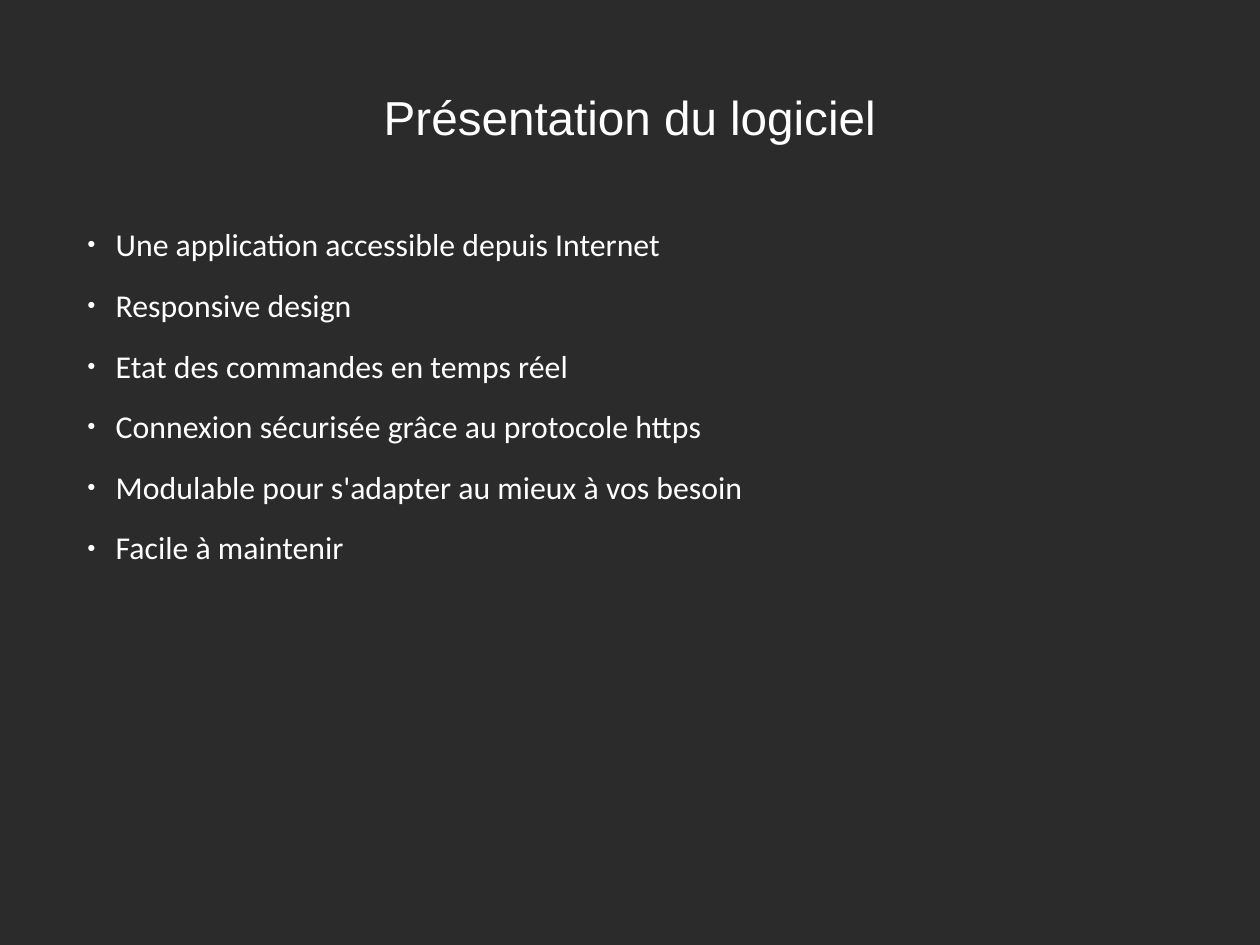
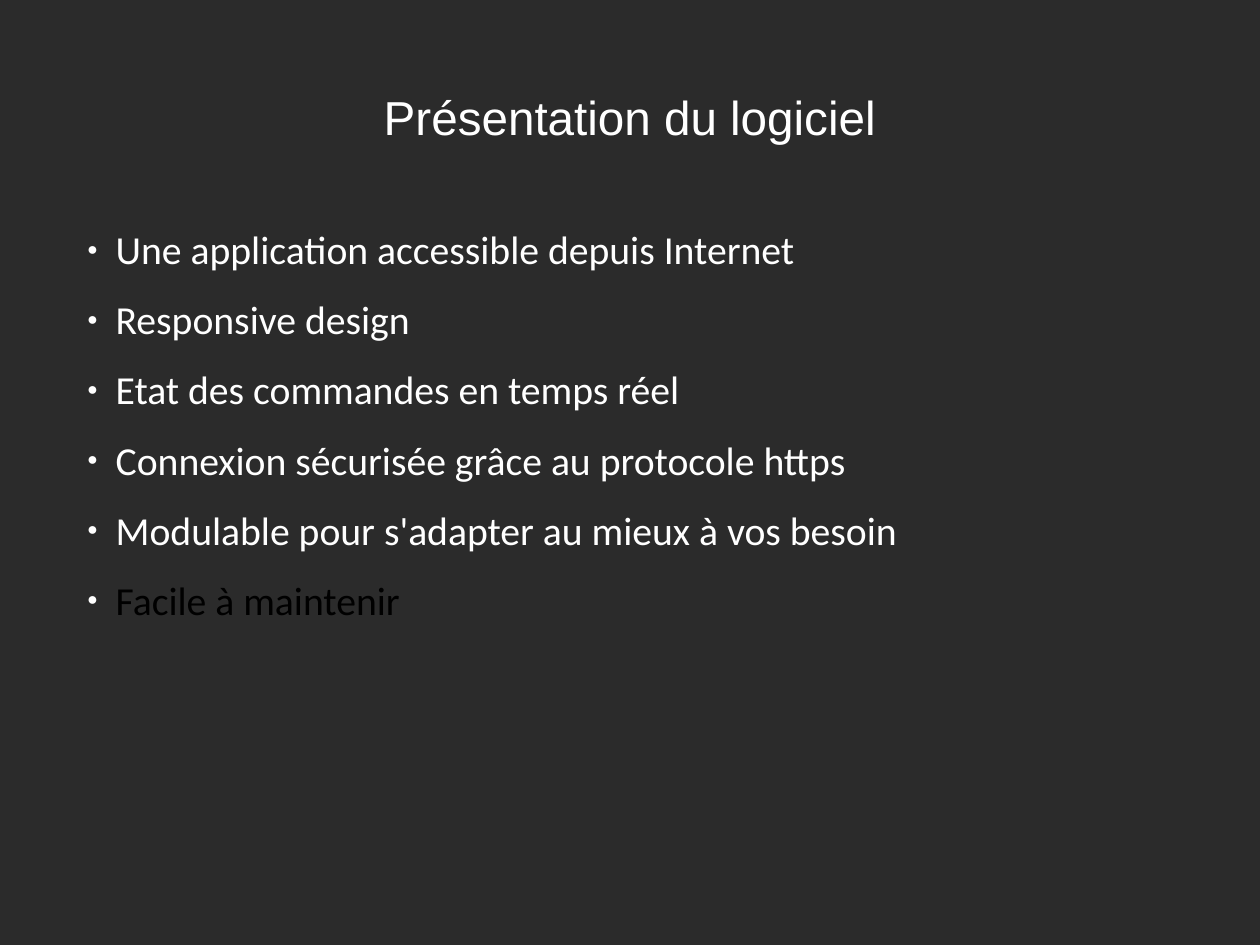
Before and after one commit to Hyperyon/p4-OCPizza, a slide deck: slide 2 of Présentation projet.odp. Drawn at 1260x945 pixels with LibreOffice and Linux fonts; fonts in the diff are those of the drawing; background and template pictures are left out; a plain dark background stands for a picture behind light text. Boxes give left, top, right and bottom in pixels: in the first picture for what was removed or moved away, otherwise in the second. Text is boxed around its words. In the diff, an @@ line names an element or a change of style, - is before the commit and + after.

```diff
--- a/Présentation projet.odp
+++ b/Présentation projet.odp
@@ text "Une application accessible depuis Internet" at bbox=[116, 236, 897, 615]: size 20 to 25 pt; text colour #FFFFFF to #000000 in "Facile à maintenir" @@
```
Also in this commit, not shown: 4 other slides changed, 1 slide added, 1 slide removed, 7 other files.
